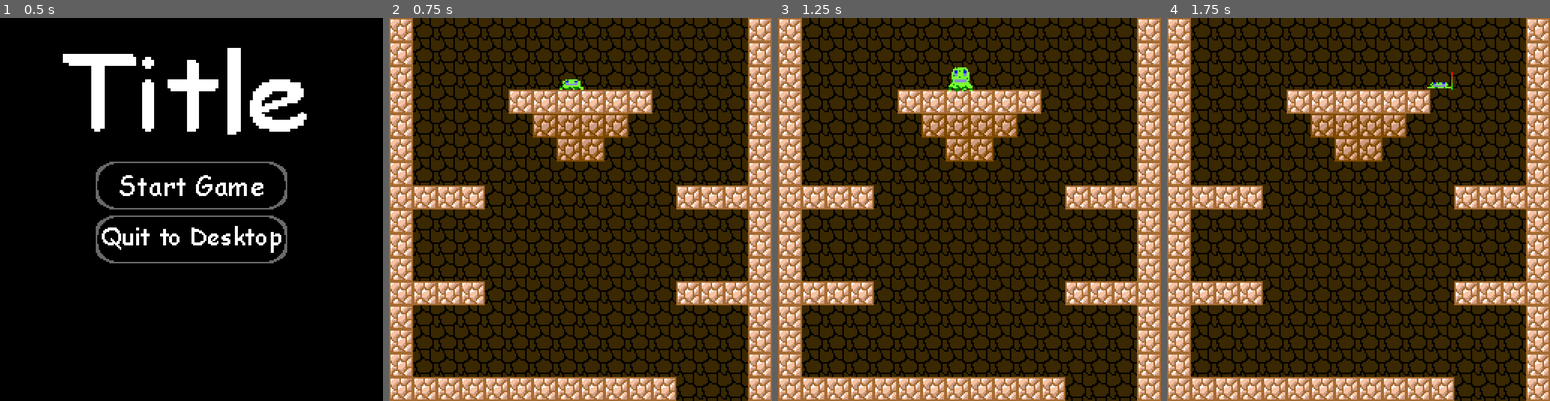
Above: before the commit, frames 1-4 (left to right).
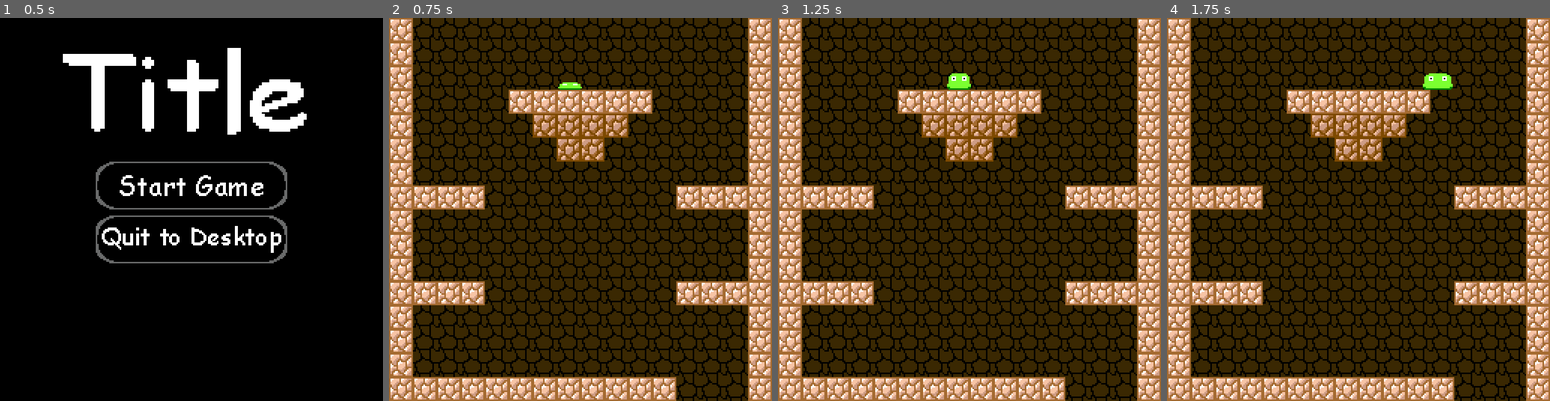
Above: after the commit, the same moments.

Repository: emmetl913/RageJumper
Game: Godot game, scene res://menus/MainMenu.tscn
Same seed, same stepped clock (60 frames per second), same inputs: the game is played once before the commit and once after it.
Inputs (mouse positions are in pixels of both pictures, inside the frame that each line leads up to):
- Up to frame 1 (0.5 s): no input
- Up to frame 2 (0.75 s): click (580, 186) at 0.5 s
- Up to frame 3 (1.25 s): no input
- Up to frame 4 (1.75 s): tap Enter at 1.25 s; hold D (move_right) from 1.28 s (still down); hold Space (jump) from 1.28 s (still down)

Frame 1 is identical in both runs. In frame 2, 0.1% of the frame differs, in the area x 44-51%, y 16-19%; in frame 3, 0.2%; in frame 4, 0.3%, in the area x 66-75%, y 14-19%.

Commit message:
Hat! move anim as well

Diff:
--- a/player/Player.tscn
+++ b/player/Player.tscn
@@ -1,17 +1,36 @@
-[gd_scene load_steps=12 format=3 uid="uid://b51w1y56388uq"]
+[gd_scene load_steps=15 format=3 uid="uid://b51w1y56388uq"]
 
 [ext_resource type="Script" path="res://player/PlayerMovement.gd" id="1_do1lc"]
-[ext_resource type="Texture2D" uid="uid://beryrksvjmto1" path="res://player/Dude.png" id="1_g0c6c"]
+[ext_resource type="Texture2D" uid="uid://1gh1pulmghts" path="res://player/dude2.png" id="2_r485j"]
 [ext_resource type="Texture2D" uid="uid://ba6fyb3eanykg" path="res://DefaultFloorTex.png" id="3_rtwg3"]
 [ext_resource type="Shader" path="res://player/JumpBarShader.gdshader" id="3_urxwx"]
+[ext_resource type="Texture2D" uid="uid://0ufx22tivity" path="res://player/hat!.png" id="5_swuni"]
+[ext_resource type="Script" path="res://player/hatfollow.gd" id="6_iddn5"]
 
-[sub_resource type="RectangleShape2D" id="RectangleShape2D_i4xbv"]
-size = Vector2(8, 8)
+[sub_resource type="RectangleShape2D" id="RectangleShape2D_smq6v"]
+size = Vector2(15.2479, 11.7369)
 
 [sub_resource type="ShaderMaterial" id="ShaderMaterial_2jp4f"]
 
 [sub_resource type="ShaderMaterial" id="ShaderMaterial_fh8y6"]
 shader = ExtResource("3_urxwx")
+
+[sub_resource type="Animation" id="Animation_dh5ap"]
+resource_name = "inAir"
+length = 0.1
+step = 0.05
+tracks/0/type = "value"
+tracks/0/imported = false
+tracks/0/enabled = true
+tracks/0/path = NodePath("Sprite2D:scale")
+tracks/0/interp = 1
+tracks/0/loop_wrap = true
+tracks/0/keys = {
+"times": PackedFloat32Array(0, 0.1),
+"transitions": PackedFloat32Array(1, 1),
+"update": 0,
+"values": [Vector2(1, 0.3), Vector2(1, 1)]
+}
 
 [sub_resource type="Animation" id="Animation_6jptl"]
 resource_name = "onJump"
@@ -24,10 +43,10 @@
 tracks/0/interp = 1
 tracks/0/loop_wrap = true
 tracks/0/keys = {
-"times": PackedFloat32Array(0, 0.15),
+"times": PackedFloat32Array(0, 0.1),
 "transitions": PackedFloat32Array(1, 1),
 "update": 0,
-"values": [Vector2(1, 1), Vector2(1, 0.3)]
+"values": [Vector2(1, 1), Vector2(1, 0.2)]
 }
 
 [sub_resource type="Animation" id="Animation_d774l"]
@@ -46,28 +65,41 @@
 "values": [Vector2(1, 0.3), Vector2(1, 1)]
 }
 
-[sub_resource type="Animation" id="Animation_dh5ap"]
-resource_name = "inAir"
-length = 0.1
+[sub_resource type="Animation" id="Animation_wswpq"]
+resource_name = "onRun"
+length = 0.3
 step = 0.05
 tracks/0/type = "value"
 tracks/0/imported = false
 tracks/0/enabled = true
-tracks/0/path = NodePath("Sprite2D:scale")
+tracks/0/path = NodePath("Sprite2D:rotation")
 tracks/0/interp = 1
 tracks/0/loop_wrap = true
 tracks/0/keys = {
-"times": PackedFloat32Array(0, 0.1),
-"transitions": PackedFloat32Array(1, 1),
+"times": PackedFloat32Array(0, 0.15, 0.3),
+"transitions": PackedFloat32Array(1, 1, 1),
 "update": 0,
-"values": [Vector2(1, 0.3), Vector2(1, 1)]
+"values": [0.0, 0.0, 0.0]
+}
+tracks/1/type = "value"
+tracks/1/imported = false
+tracks/1/enabled = true
+tracks/1/path = NodePath("Sprite2D:scale")
+tracks/1/interp = 1
+tracks/1/loop_wrap = true
+tracks/1/keys = {
+"times": PackedFloat32Array(0, 0.15, 0.3),
+"transitions": PackedFloat32Array(1, 1, 1),
+"update": 0,
+"values": [Vector2(1, 1), Vector2(1.5, 1), Vector2(1, 1)]
 }
 
 [sub_resource type="AnimationLibrary" id="AnimationLibrary_opo0d"]
 _data = {
 "inAir": SubResource("Animation_dh5ap"),
 "onJump": SubResource("Animation_6jptl"),
-"onLand": SubResource("Animation_d774l")
+"onLand": SubResource("Animation_d774l"),
+"onRun": SubResource("Animation_wswpq")
 }
 
 [node name="Player" type="CharacterBody2D"]
@@ -77,15 +109,17 @@
 friction = 0.8
 
 [node name="Sprite2D" type="Sprite2D" parent="."]
+z_index = 2
 texture_filter = 1
-position = Vector2(0, 7.10108)
-texture = ExtResource("1_g0c6c")
+position = Vector2(0, 10.1444)
+texture = ExtResource("2_r485j")
 centered = false
-offset = Vector2(-7.22, -14.135)
+offset = Vector2(-8, -16.035)
 
 [node name="CollisionShape2D" type="CollisionShape2D" parent="."]
-scale = Vector2(2, 2)
-shape = SubResource("RectangleShape2D_i4xbv")
+position = Vector2(0, 5.0722)
+scale = Vector2(0.87, 0.88)
+shape = SubResource("RectangleShape2D_smq6v")
 
 [node name="BackgroundChargeBar" type="Sprite2D" parent="."]
 material = SubResource("ShaderMaterial_2jp4f")
@@ -108,4 +142,13 @@
 "": SubResource("AnimationLibrary_opo0d")
 }
 
+[node name="Hat!" type="Sprite2D" parent="."]
+visible = false
+z_index = 4
+texture_filter = 1
+position = Vector2(0, -1.01444)
+scale = Vector2(1, 1)
+texture = ExtResource("5_swuni")
+script = ExtResource("6_iddn5")
+
 [connection signal="timeout" from="CoyoteTimer" to="." method="_on_coyote_timer_timeout"]
--- a/player/PlayerMovement.gd
+++ b/player/PlayerMovement.gd
@@ -27,14 +27,19 @@
 		velocity.x = lerp(velocity.x, dir * speed, acceleration)
 	else:
 		velocity.x = lerp(velocity.x, 0.0, friction)
-
+	if velocity.x != 0 and is_on_floor():
+		$AnimationPlayer.play("onRun")
+	if velocity.x < 0:
+		$Sprite2D.flip_h = false
+	if velocity.x > 0:
+		$Sprite2D.flip_h = true
 	move_and_slide()
 
 
 	#rotate player when in air based on x velocity
 	if can_jump == false and !is_on_floor():
 		#then we are in air
-		$Sprite2D.rotation_degrees = lerpf($Sprite2D.rotation_degrees, velocity.normalized().x * air_rotation_speed, .5)
+		$Sprite2D.rotation_degrees = lerpf($Sprite2D.rotation_degrees, velocity.normalized().x * air_rotation_speed, .3)
 		print(velocity.normalized().x)
 	#Jumping code!
 	if velocity.y > 0:
@@ -76,7 +81,7 @@
 
 func scaleJumpBar():
 	$BackgroundChargeBar.visible = true
-	jumpBar.scale.y = (jump_speed-jumpSpeedStart) / jump_max_speed
+	jumpBar.scale.y = (jump_speed - jumpSpeedStart) / jump_max_speed
 	if jumpBar.scale.y > 1.0:
 		jumpBar.scale.y = 1.0
 func resetJumpBar():
--- /dev/null
+++ b/player/hatfollow.gd
@@ -0,0 +1 @@
+extends Sprite2D
--- a/project.godot
+++ b/project.godot
@@ -55,4 +55,3 @@
 [rendering]
 
 anti_aliasing/screen_space_roughness_limiter/enabled=false
-2d/snap/snap_2d_transforms_to_pixel=true
Binary file added: player/dude2.png
Not shown, added: player/dude2.png.import
Binary file added: player/hat!.png
Not shown, added: player/hat!.png.import
